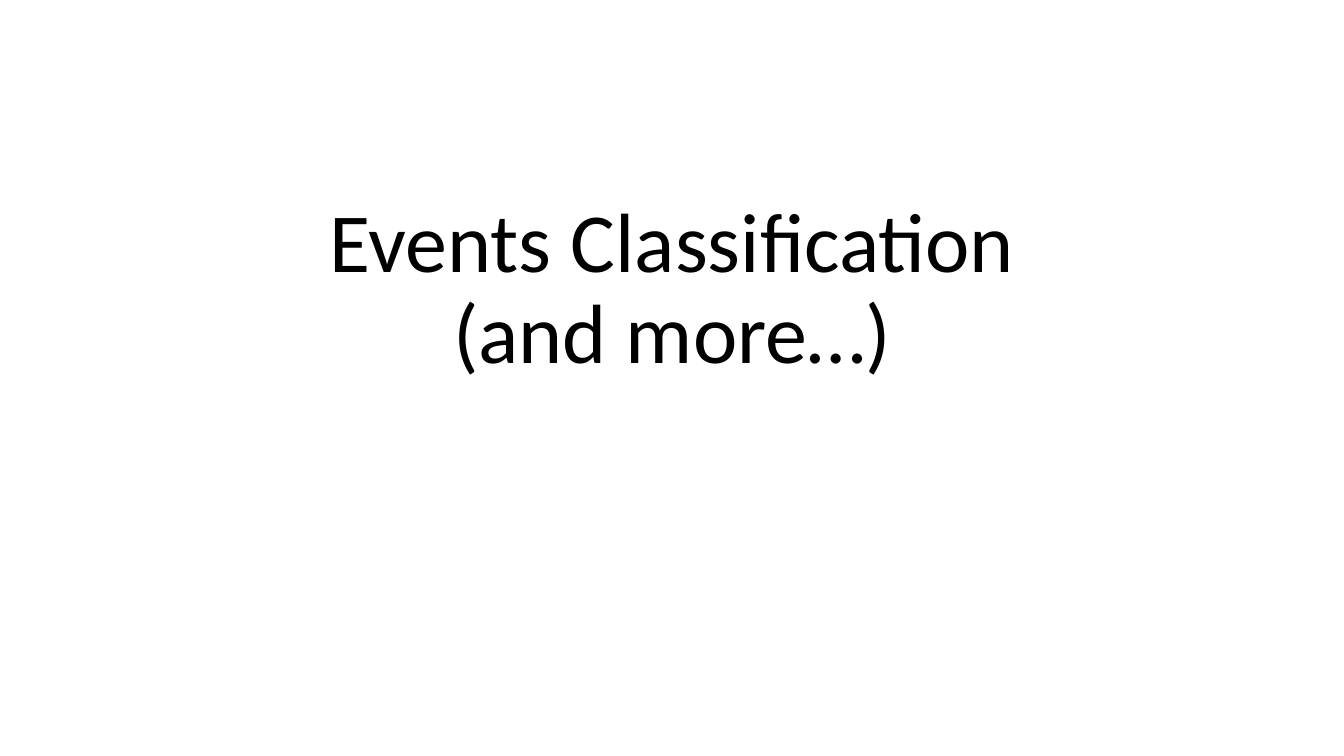
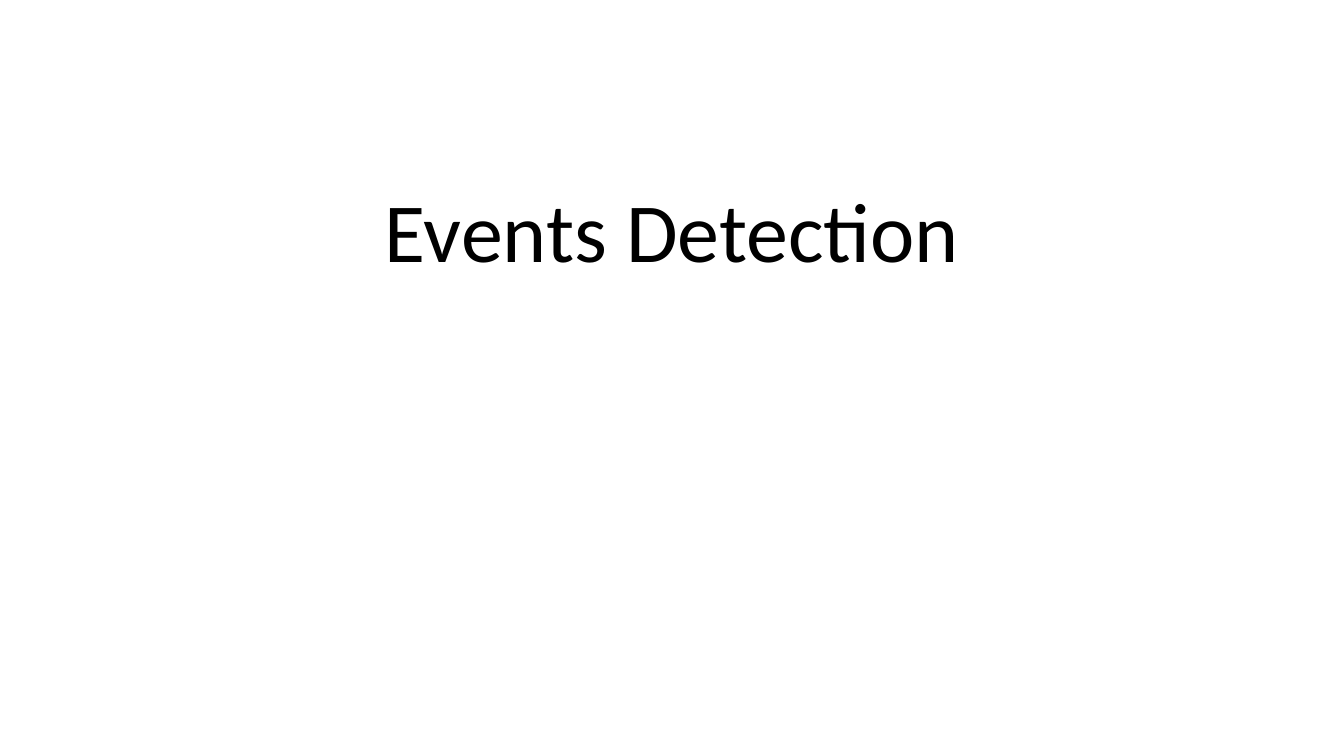
Before and after one commit to oryair/Tuktuk, a slide deck: slide 1 of MidPresentation.pptx. Drawn at 1344x756 pixels with LibreOffice and Linux fonts; fonts in the diff are those of the drawing. Boxes give left, top, right and bottom in pixels: in the first picture for what was removed or moved away, otherwise in the second. Text is boxed around its words. In the diff, an @@ line names an element or a change of style, - is before the commit and + after.

```diff
--- a/MidPresentation.pptx
+++ b/MidPresentation.pptx
@@ title at [385,204,959,263]: text changed @@
-Events Classification
-(and more…)
+Events Detection
```
Also in this commit, not shown: 1 other slide changed, 4 slides added, 8 other files.
